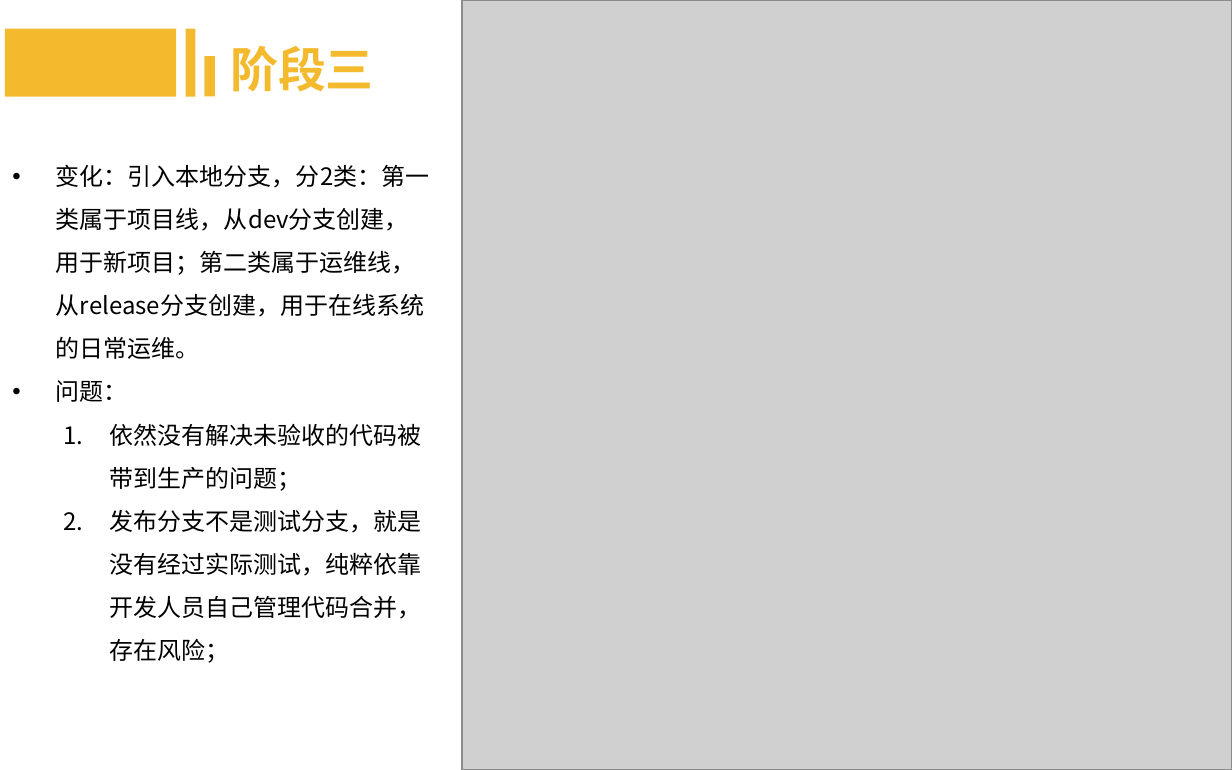
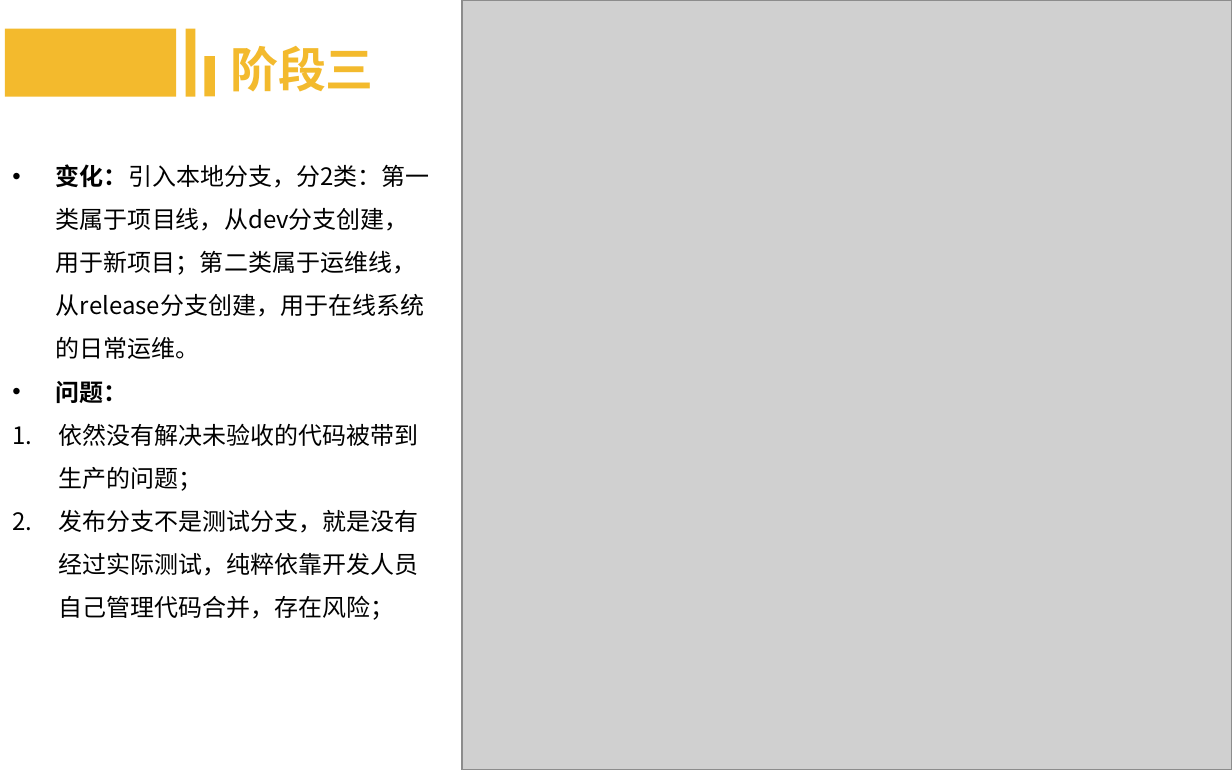
Before and after one commit to machenzhao/git-present, a slide deck: slide 71 of Git.pptx. Drawn at 1232x770 pixels with LibreOffice and Linux fonts; fonts in the diff are those of the drawing; grey boxes stand for pictures; background and template pictures are left out. Boxes give left, top, right and bottom in pixels: in the first picture for what was removed or moved away, otherwise in the second. Text is boxed around its words. In the diff, an @@ line names an element or a change of style, - is before the commit and + after.

```diff
--- a/Git.pptx
+++ b/Git.pptx
@@ text "变化：引入本地分支，分2类：第一类属于项目线，从dev分支创建，用于新项目；第二类属于运维线，从release分支创建， ..." at (56, 164, 430, 620): bold on in "变化：引入本地分支，分2类：第一类属于项目线，从dev分支创建，用于新项目；第二类属于运维线，从release分支创建， ...", "问题："; list level 2 to 1 in "依然没有解决未验收的代码被带到生产的问题；"; list level 2 to 1 in "发布分支不是测试分支，就是没有经过实际测试，纯粹依靠开发人员自己管理代码合并，存在风险；" @@
```
Also in this commit, not shown: 4 other slides changed, 2 slides added.
